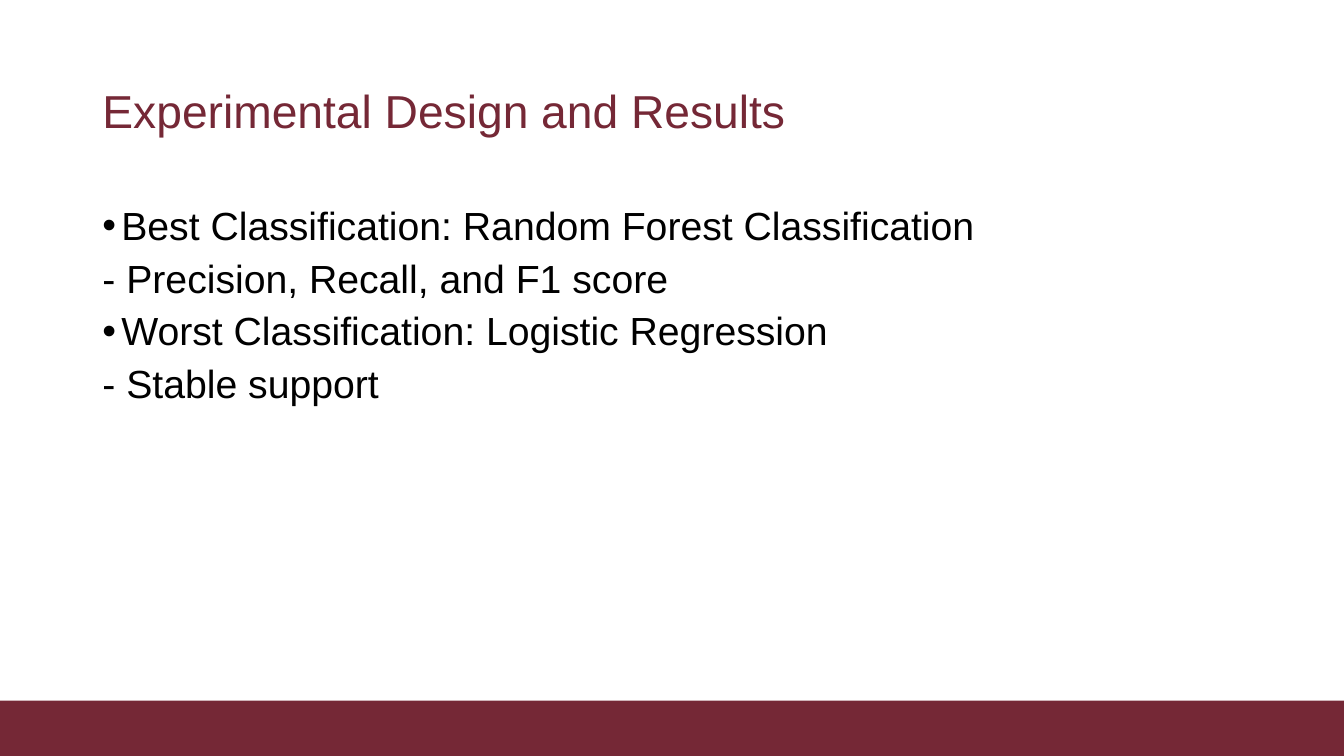
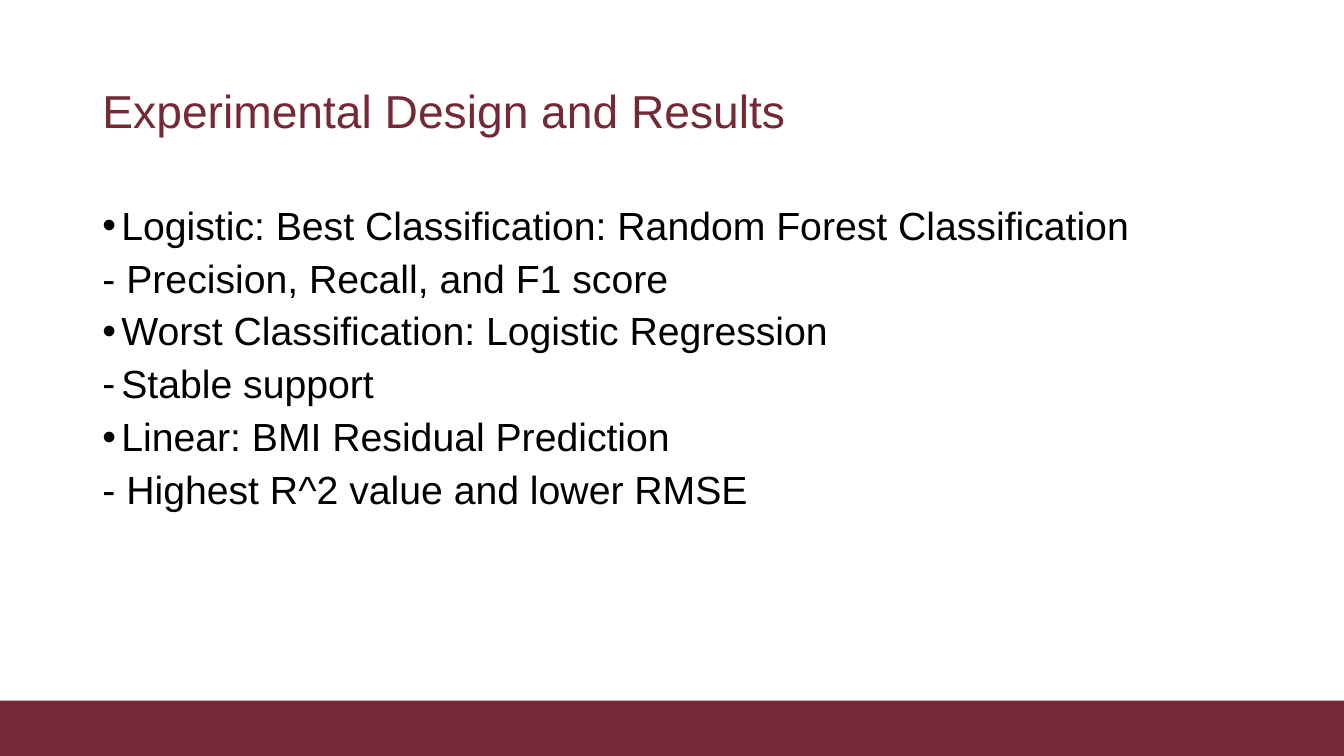
Before and after one commit to casonhenderson1/DS160Spring2025, a slide deck: slide 9 of DS160_Final_Project_CMH.pptx. Drawn at 1344x756 pixels with LibreOffice and Linux fonts; fonts in the diff are those of the drawing; background and template pictures are left out. Boxes give left, top, right and bottom in pixels: in the first picture for what was removed or moved away, otherwise in the second. Text is boxed around its words. In the diff, an @@ line names an element or a change of style, - is before the commit and + after.

```diff
--- a/DS160_Final_Project_CMH.pptx
+++ b/DS160_Final_Project_CMH.pptx
@@ text at box(121, 211, 1129, 248): text changed @@
-• Best Classification: Random Forest Classification
+• Logistic: Best Classification: Random Forest Classification
@@ text at box(121, 369, 747, 512): text changed @@
-- Stable support
+– Stable support
+• Linear: BMI Residual Prediction
+- Highest R^2 value and lower RMSE
```
Also in this commit, not shown: 1 other slide changed, 2 slides added, 2 other files.
